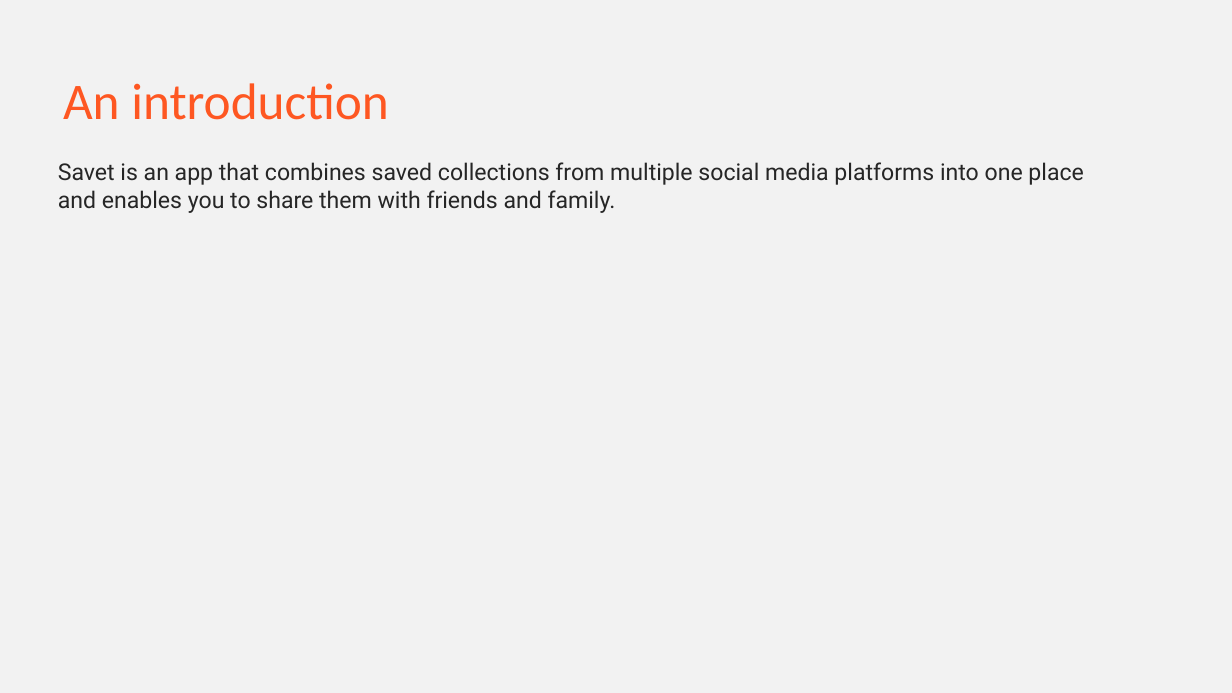
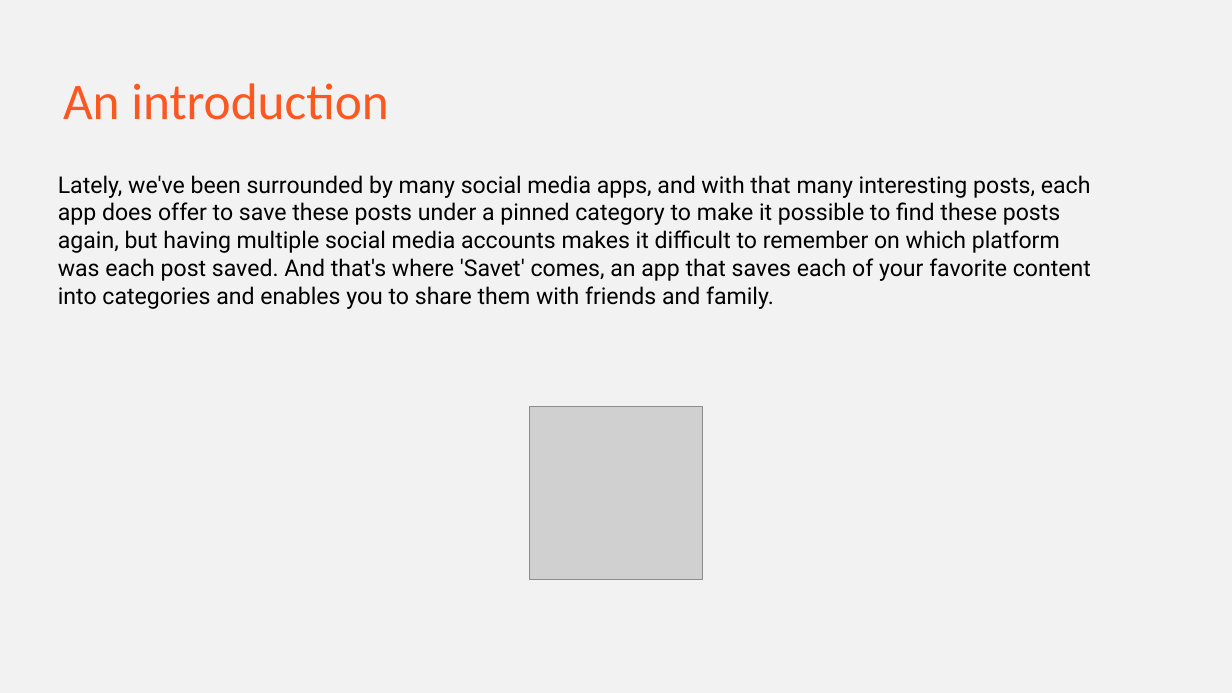
Before and after one commit to amjadaslan/2022b-Savet, a slide deck: slide 2 of savet.pptx. Drawn at 1232x693 pixels with LibreOffice and Linux fonts; fonts in the diff are those of the drawing; grey boxes stand for pictures. Boxes give left, top, right and bottom in pixels: in the first picture for what was removed or moved away, otherwise in the second. Text is boxed around its words. In the diff, an @@ line names an element or a change of style, - is before the commit and + after.

Commit message:
Savet presentation for sprint 1

```diff
--- a/savet.pptx
+++ b/savet.pptx
@@ text at (x1=58, y1=83, x2=1091, y2=309): text changed; text colour #262626 to #000000 @@
-An introduction
-Savet is an app that combines saved collections from multiple social media platforms into one place and enables you to share them with friends and family.
+An introduction
+Lately, we've been surrounded by many social media apps, and with that many interesting posts, each app does offer to save these posts under a pinned category to make it possible to find these posts again, but having multiple social media accounts makes it difficult to remember on which platform was each post saved. And that's where 'Savet' comes, an app that saves each of your favorite content into categories and enables you to share them with friends and family.
@@ picture added at (x1=530, y1=407, x2=703, y2=580) @@
```
Also in this commit, not shown: 2 other slides changed, 5 slides added, 2 slides removed.
